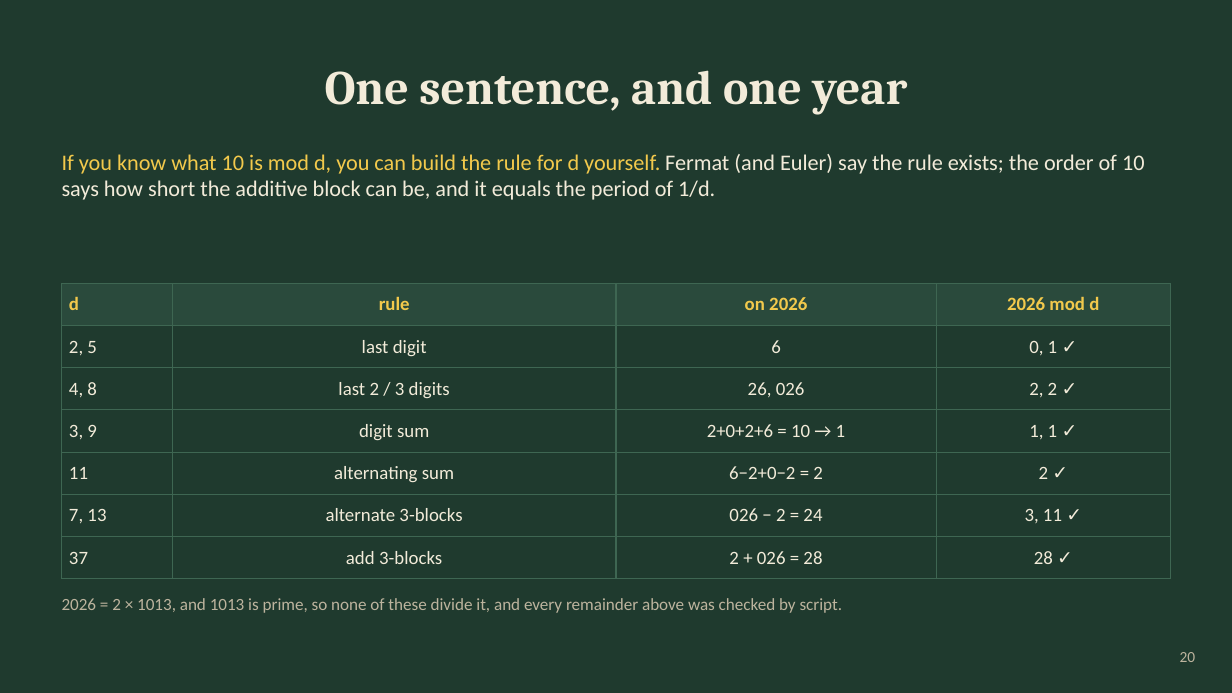
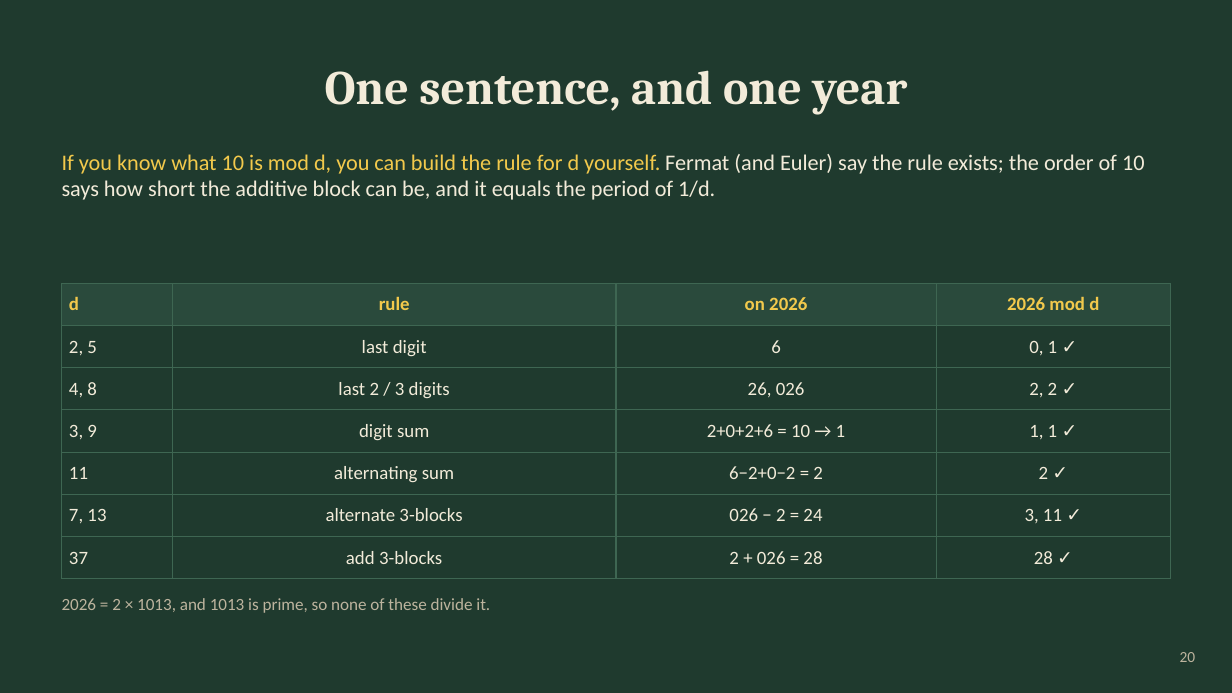
Before and after one commit to ZhihengLi0/math5248, a slide deck: slide 20 of presentation/PPT完整版.pptx. Drawn at 1232x693 pixels with LibreOffice and Linux fonts; fonts in the diff are those of the drawing. Boxes give left, top, right and bottom in pixels: in the first picture for what was removed or moved away, otherwise in the second. Text is boxed around its words. In the diff, an @@ line names an element or a change of style, - is before the commit and + after.

```diff
--- a/presentation/PPT完整版.pptx
+++ b/presentation/PPT完整版.pptx
@@ text at (62, 598, 490, 613): text changed @@
-2026 = 2 × 1013, and 1013 is prime, so none of these divide it, and every remainder above was checked by script.
+2026 = 2 × 1013, and 1013 is prime, so none of these divide it.
```
Also in this commit, not shown: 3 other slides changed, 15 other files.
